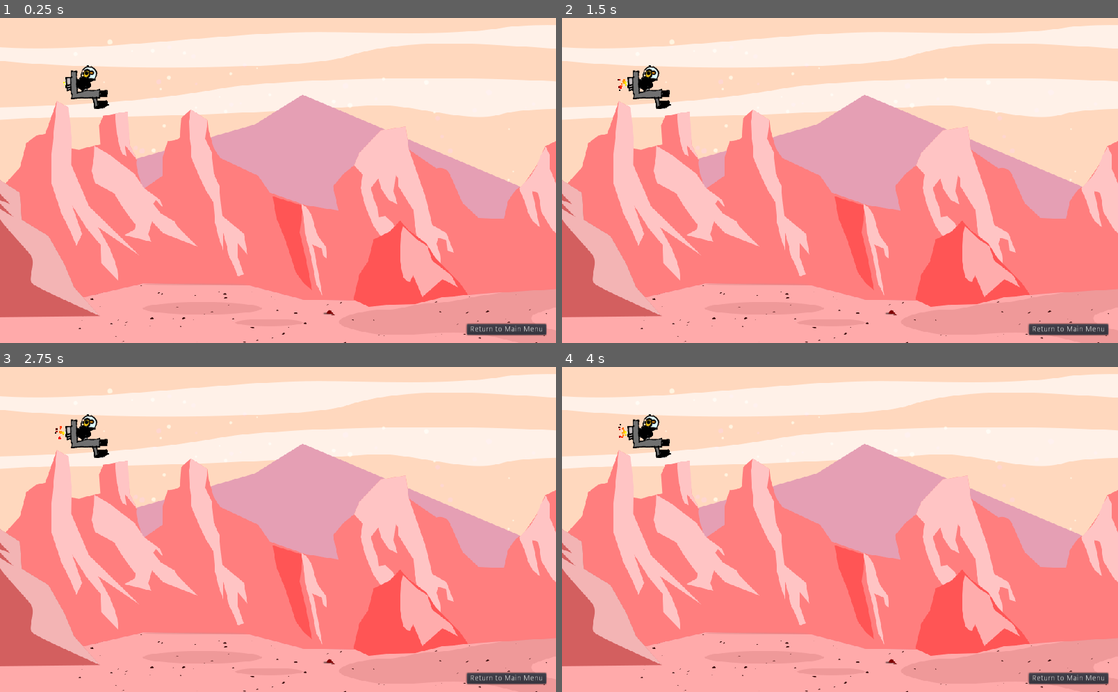
Above: before the commit, frames 1-4 (two rows, left to right).
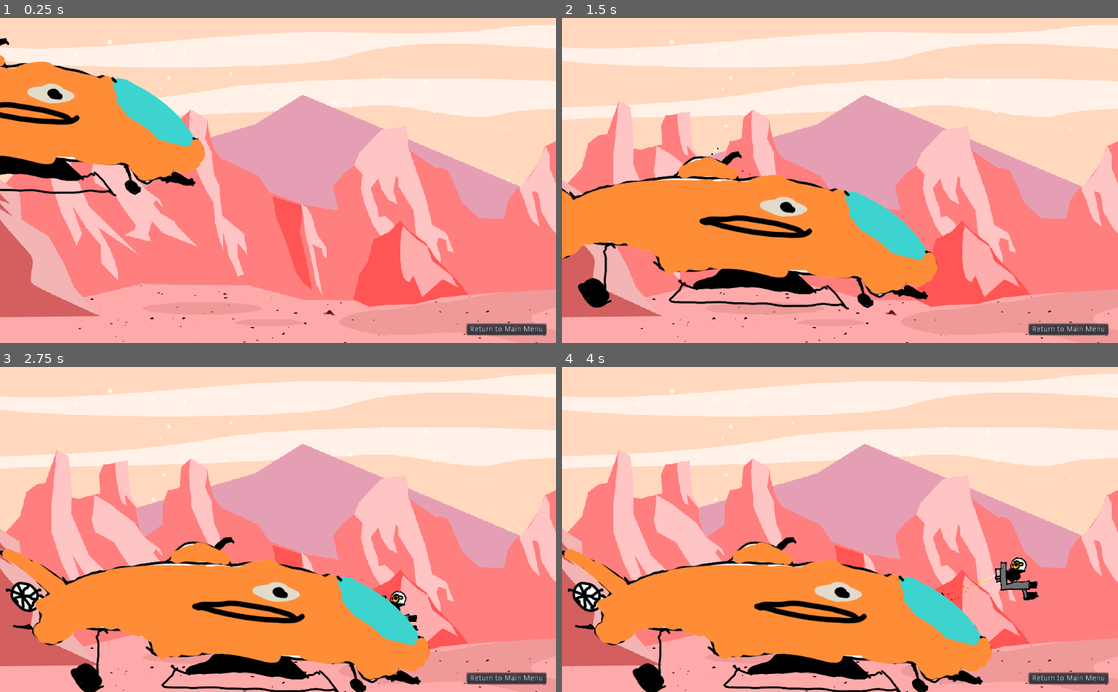
Above: after the commit, the same moments.

Repository: the-g-force/FamJam-January2021
Game: Godot game, scene res://src/StoryScene.tscn
Same seed, same stepped clock (60 frames per second), same inputs: the game is played once before the commit and once after it. This scene is started directly instead of the project's main scene.
Inputs (mouse positions are in pixels of both pictures, inside the frame that each line leads up to):
- Up to frame 1 (0.25 s): no input
- Up to frame 2 (1.5 s): tap Enter at 0.5 s; move the mouse to (962, 164) at 0.52 s; hold D (move_right) 0.53-1.28 s; tap Space (fire) at 0.6, 1.35 s; click (962, 164) at 0.67 s; move the mouse to (728, 196) at 1.27 s; hold S (move_down) from 1.28 s (still down)
- Up to frame 3 (2.75 s): move the mouse to (333, 458) at 2.02 s; release S (move_down) at 2.03 s; hold D (move_right) from 2.03 s (still down); tap Space (fire) at 2.1 s
- Up to frame 4 (4 s): move the mouse to (812, 594) at 2.77 s; release D (move_right) at 2.78 s; hold W (move_up) 2.78-3.53 s; tap Space (fire) at 2.85, 3.6 s; click (812, 594) at 2.92 s; move the mouse to (1006, 578) at 3.52 s; hold A (move_left) from 3.53 s (still down)

The runs differ from the first frame. In frame 1, 11% of the frame differs, in the area x 0-37%, y 6-55%; in frame 2, 20%; in frame 3, 22%; in frame 4, 22%, in the area x 0-86%, y 14-100%.

Commit message:
Add the story cutscene

Diff:
--- a/project/src/StoryScene.tscn
+++ b/project/src/StoryScene.tscn
@@ -1,13 +1,68 @@
-[gd_scene load_steps=6 format=2]
+[gd_scene load_steps=10 format=2]
 
 [ext_resource path="res://src/StoryScene.gd" type="Script" id=1]
 [ext_resource path="res://src/JetDuck.tscn" type="PackedScene" id=2]
 [ext_resource path="res://assets/background.png" type="Texture" id=3]
 [ext_resource path="res://assets/sky.png" type="Texture" id=4]
+[ext_resource path="res://assets/copter.png" type="Texture" id=5]
+[ext_resource path="res://assets/g1375.png" type="Texture" id=6]
+[ext_resource path="res://fonts/Roboto-Regular.ttf" type="DynamicFontData" id=7]
 
 [sub_resource type="Animation" id=1]
 resource_name = "Story"
-length = 10.0
+length = 14.0
+tracks/0/type = "value"
+tracks/0/path = NodePath("copter/JetDuck:position")
+tracks/0/interp = 1
+tracks/0/loop_wrap = true
+tracks/0/imported = false
+tracks/0/enabled = true
+tracks/0/keys = {
+"times": PoolRealArray( 0, 2.2, 4, 10.2, 14 ),
+"transitions": PoolRealArray( 1, 1, 1, 1, 1 ),
+"update": 0,
+"values": [ Vector2( -290.661, 20.1775 ), Vector2( -290.661, 20.1775 ), Vector2( -445.386, -68.9576 ), Vector2( -445.386, -68.9576 ), Vector2( -720.364, -186.423 ) ]
+}
+tracks/1/type = "value"
+tracks/1/path = NodePath("copter:position")
+tracks/1/interp = 1
+tracks/1/loop_wrap = true
+tracks/1/imported = false
+tracks/1/enabled = true
+tracks/1/keys = {
+"times": PoolRealArray( 0, 1.9, 9.8 ),
+"transitions": PoolRealArray( 1, 1, 1 ),
+"update": 0,
+"values": [ Vector2( -85.4676, 141.806 ), Vector2( 392.162, 459.665 ), Vector2( 392.162, 459.665 ) ]
+}
+tracks/2/type = "value"
+tracks/2/path = NodePath("Alien:position")
+tracks/2/interp = 1
+tracks/2/loop_wrap = true
+tracks/2/imported = false
+tracks/2/enabled = true
+tracks/2/keys = {
+"times": PoolRealArray( 4.1, 8.9 ),
+"transitions": PoolRealArray( 1, 1 ),
+"update": 0,
+"values": [ Vector2( 1122.32, 91.2495 ), Vector2( -84.3763, 97.9237 ) ]
+}
+tracks/3/type = "value"
+tracks/3/path = NodePath("DuckSpeech:visible")
+tracks/3/interp = 1
+tracks/3/loop_wrap = true
+tracks/3/imported = false
+tracks/3/enabled = true
+tracks/3/keys = {
+"times": PoolRealArray( 6.5, 9.8 ),
+"transitions": PoolRealArray( 1, 1 ),
+"update": 1,
+"values": [ true, false ]
+}
+
+[sub_resource type="DynamicFont" id=2]
+size = 32
+font_data = ExtResource( 7 )
 
 [node name="StoryScene" type="Node2D"]
 script = ExtResource( 1 )
@@ -45,6 +100,36 @@
 [node name="AnimationPlayer" type="AnimationPlayer" parent="."]
 anims/Story = SubResource( 1 )
 
-[node name="JetDuck" parent="." instance=ExtResource( 2 )]
-position = Vector2( 160.611, 127.816 )
+[node name="copter" type="Sprite" parent="."]
+position = Vector2( -85.4676, 141.806 )
+scale = Vector2( -1, 1 )
+z_index = 50
+z_as_relative = false
+texture = ExtResource( 5 )
+
+[node name="JetDuck" parent="copter" instance=ExtResource( 2 )]
+position = Vector2( -290.661, 20.1775 )
+rotation = 3.14159
+scale = Vector2( 1, -1 )
+z_index = -1
+
+[node name="Alien" type="Sprite" parent="."]
+position = Vector2( 1122.32, 91.2495 )
+rotation = 3.14159
+scale = Vector2( 1, -1 )
+texture = ExtResource( 6 )
+
+[node name="DuckSpeech" type="Label" parent="."]
+visible = false
+margin_left = 563.136
+margin_top = 225.439
+margin_right = 1020.14
+margin_bottom = 350.439
+custom_fonts/font = SubResource( 2 )
+custom_colors/font_color = Color( 0, 0, 0, 1 )
+text = "The aliens are taking over Mars! I must use my guns to stop them!"
+autowrap = true
+__meta__ = {
+"_edit_use_anchors_": false
+}
 [connection signal="pressed" from="MainMenuButton" to="." method="_on_MainMenuButton_pressed"]
